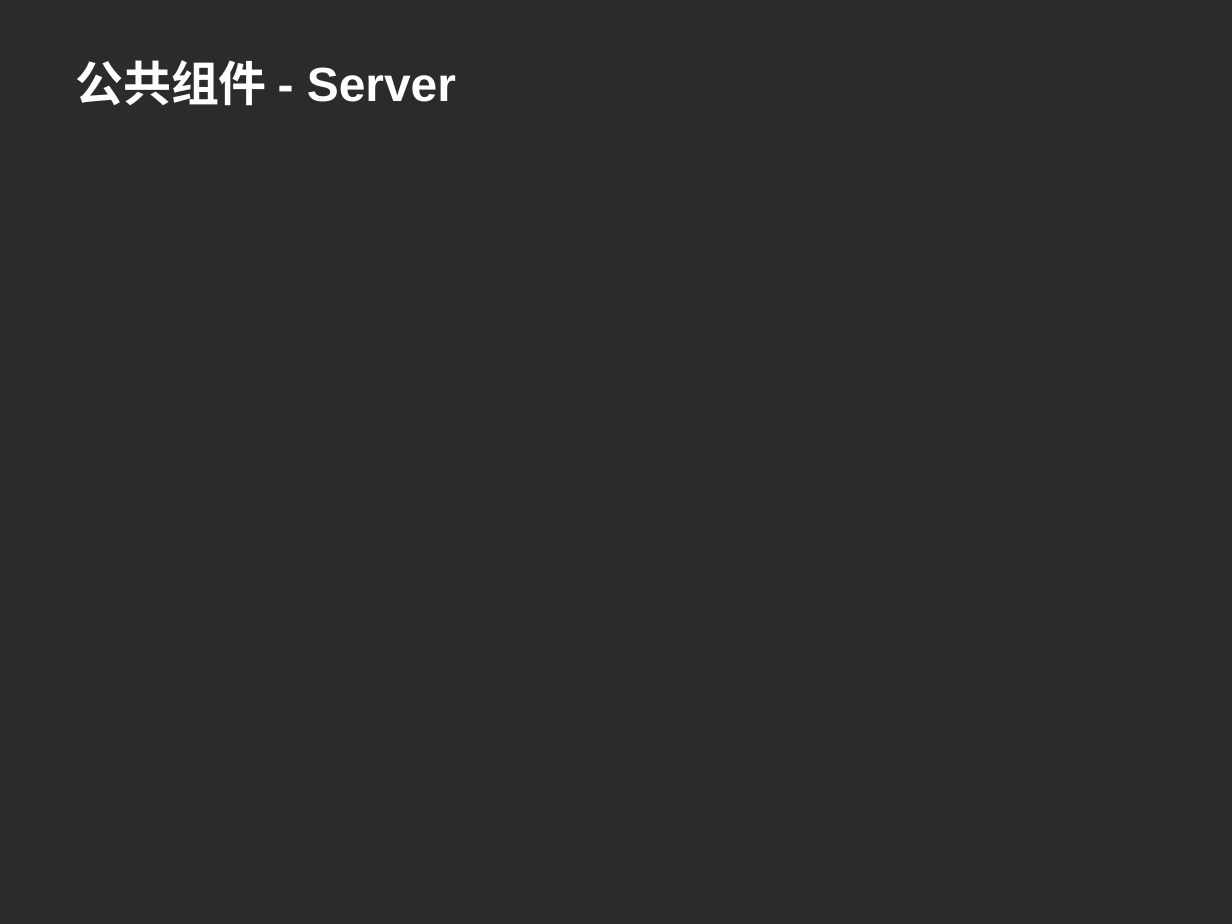
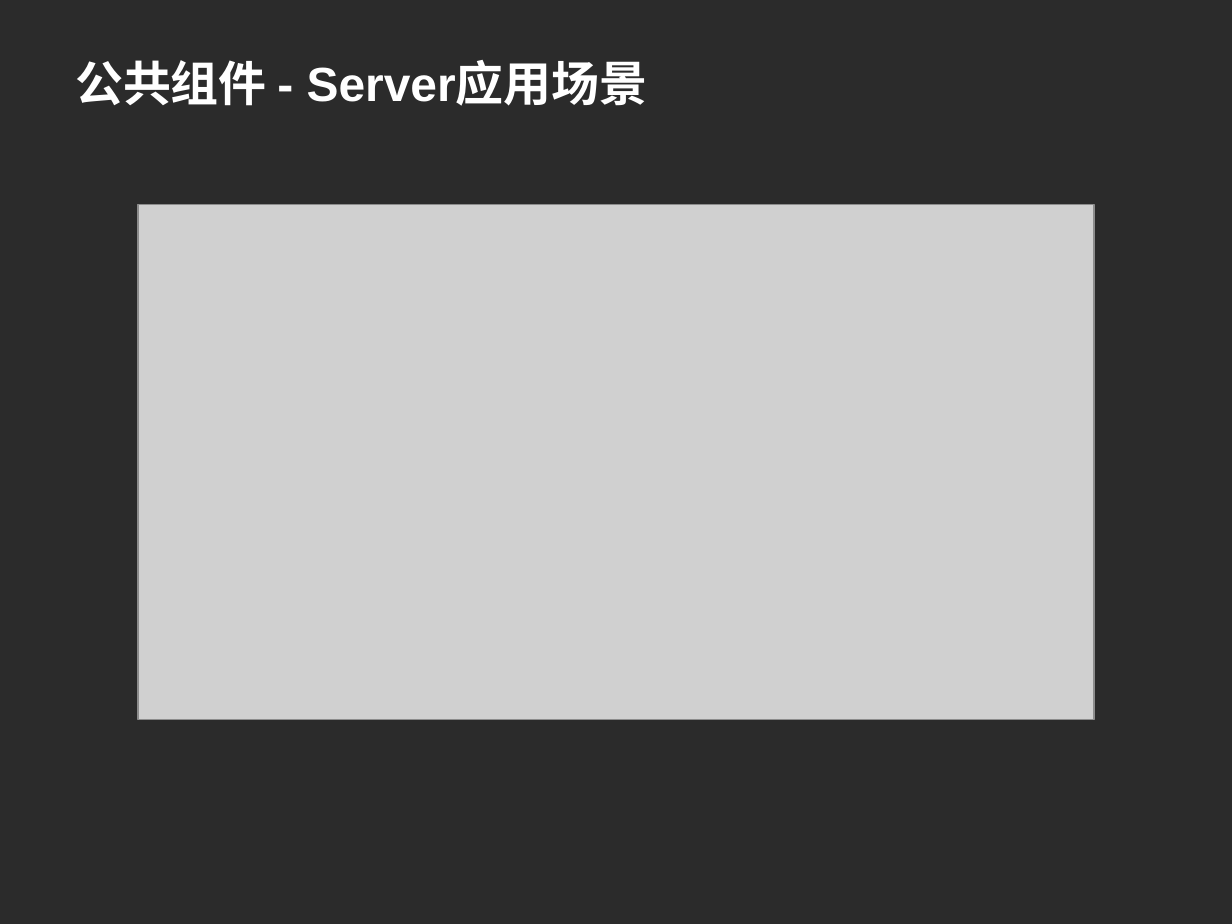
Before and after one commit to shtzr840329/mooon, a slide deck: slide 10 of distributed_platform/docs/mooon.ppt (slide 9 before the commit). Drawn at 1232x924 pixels with LibreOffice and Linux fonts; fonts in the diff are those of the drawing; grey boxes stand for pictures; background and template pictures are left out; a plain dark background stands for a picture behind light text. Boxes give left, top, right and bottom in pixels: in the first picture for what was removed or moved away, otherwise in the second. Text is boxed around its words. In the diff, an @@ line names an element or a change of style, - is before the commit and + after.

```diff
--- a/distributed_platform/docs/mooon.ppt
+++ b/distributed_platform/docs/mooon.ppt
@@ title at (x1=75, y1=60, x2=647, y2=106): text changed @@
-公共组件 - Server
+公共组件 - Server应用场景
@@ picture added at (x1=138, y1=205, x2=1094, y2=719) @@
```
Also in this commit, not shown: 8 other slides changed, 10 slides added, 2 slides removed, 1 other file.
